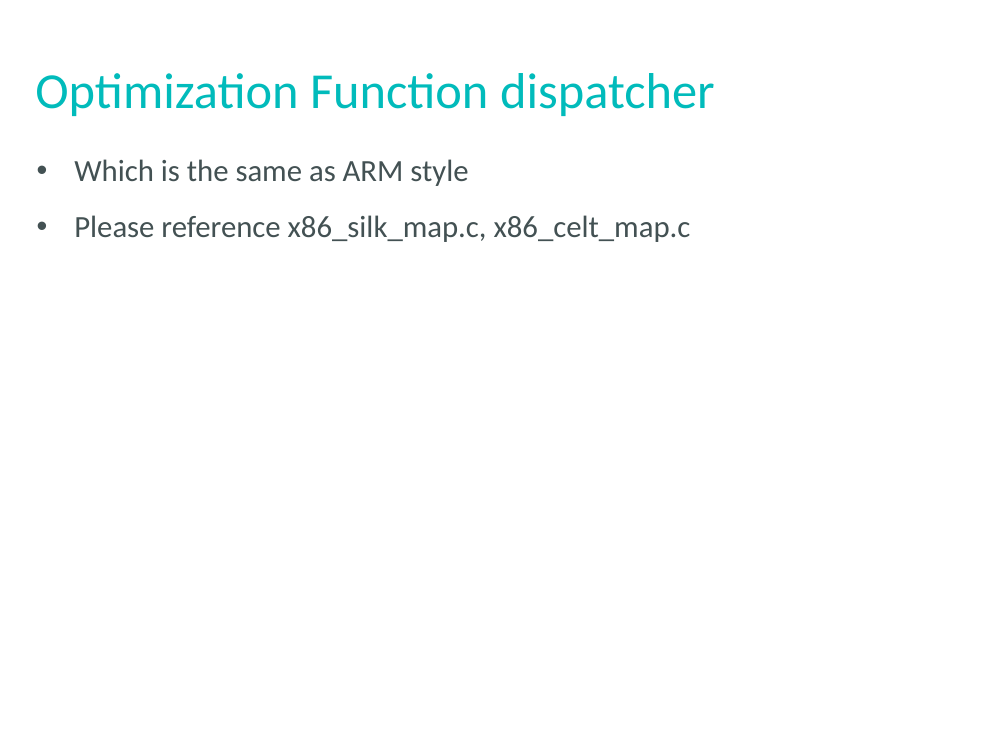
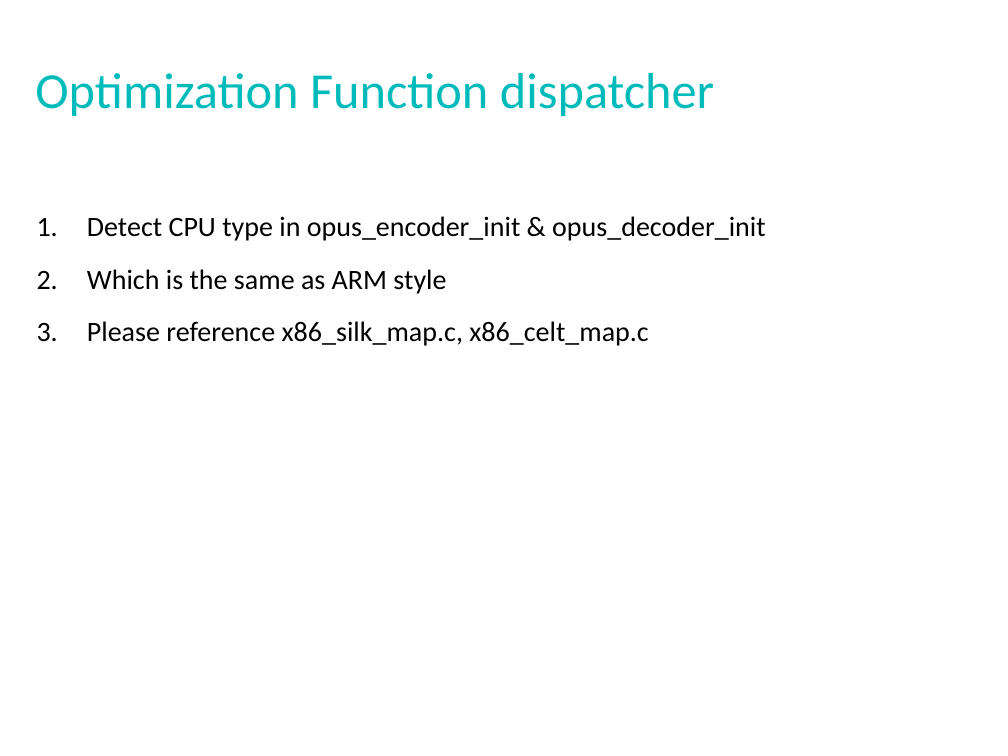
Before and after one commit to cisco/opus, a slide deck: slide 8 of cisco-opus-optimization.pptx (slide 6 before the commit). Drawn at 1008x756 pixels with LibreOffice and Linux fonts; fonts in the diff are those of the drawing. Boxes give left, top, right and bottom in pixels: in the first picture for what was removed or moved away, otherwise in the second. Text is boxed around its words. In the diff, an @@ line names an element or a change of style, - is before the commit and + after.

```diff
--- a/cisco-opus-optimization.pptx
+++ b/cisco-opus-optimization.pptx
@@ text at [87, 216, 766, 241]: paragraph added @@
+1. Detect CPU type in opus_encoder_init & opus_decoder_init
@@ text at [87, 269, 648, 346]: size 22 to 20 pt, text colour #435153 to #000000 in "Which is the same as ARM style", "Please reference x86_silk_map.c, x86_celt_map.c"; bullet • to 1. @@
```
Also in this commit, not shown: 7 other slides changed, 1 slide removed.
